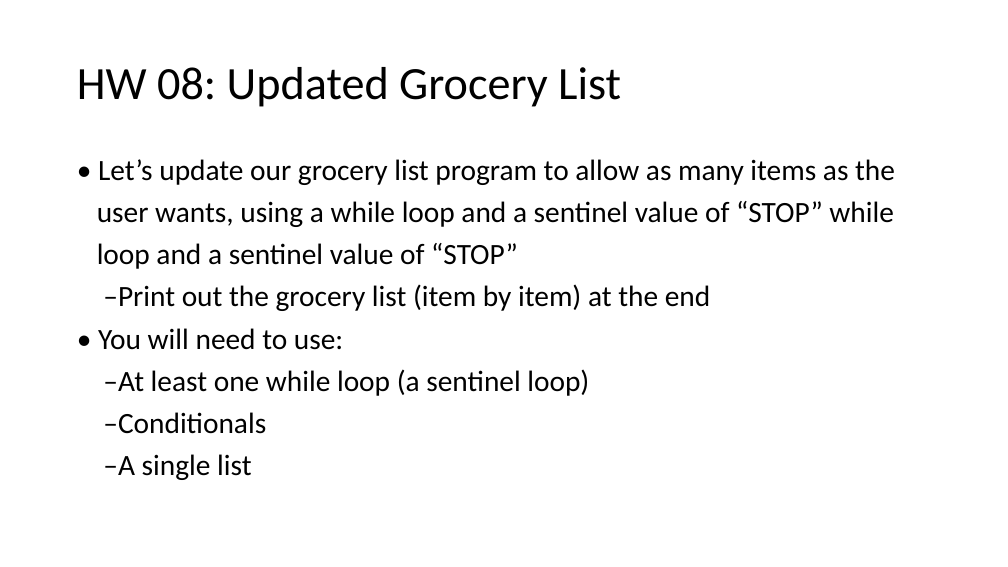
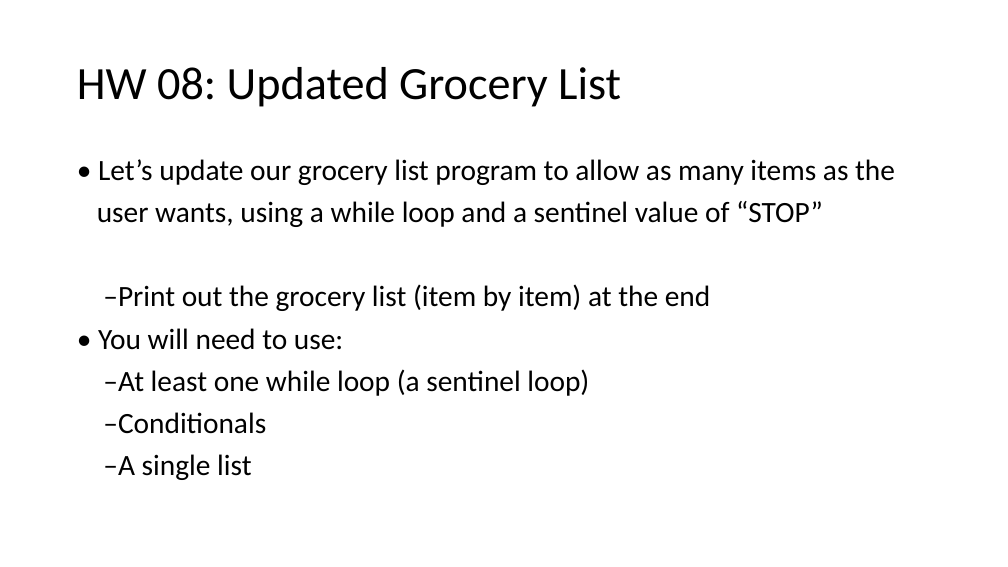
Before and after one commit to HKohin/Python-for-Upward-Bound-Program, a slide deck: slide 43 of PYTHON_8_Lists Part 1.pptx (slide 37 before the commit). Drawn at 1008x567 pixels with LibreOffice and Linux fonts; fonts in the diff are those of the drawing. Boxes give left, top, right and bottom in pixels: in the first picture for what was removed or moved away, otherwise in the second. Text is boxed around its words. In the diff, an @@ line names an element or a change of style, - is before the commit and + after.

```diff
--- a/PYTHON_8_Lists Part 1.pptx
+++ b/PYTHON_8_Lists Part 1.pptx
@@ text at [97,201,823,227]: text changed @@
-user wants, using a while loop and a sentinel value of “STOP” while
-loop and a sentinel value of “STOP”
+user wants, using a while loop and a sentinel value of “STOP”
```
Also in this commit, not shown: 2 other slides changed, 6 slides added.
